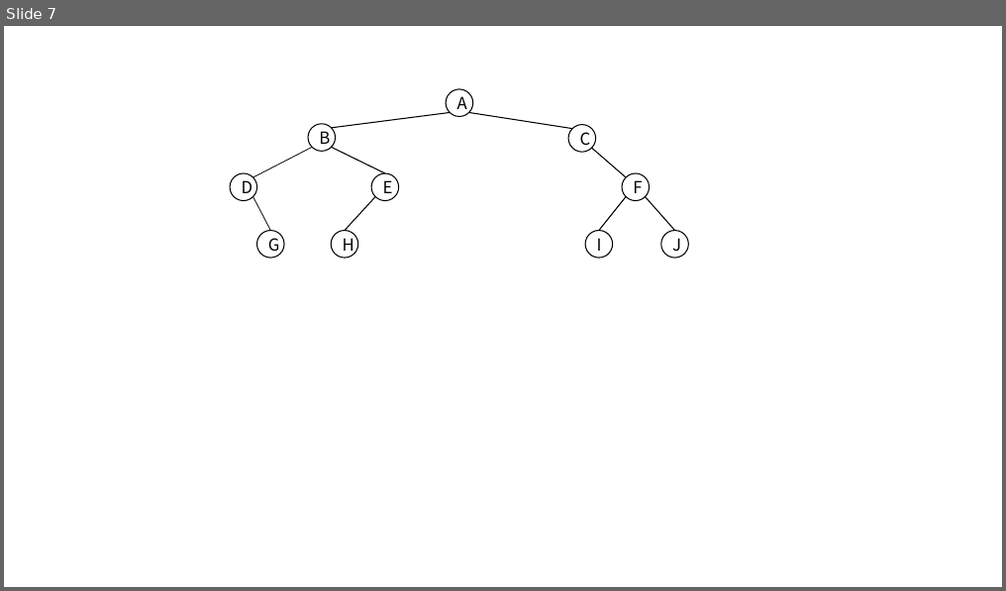
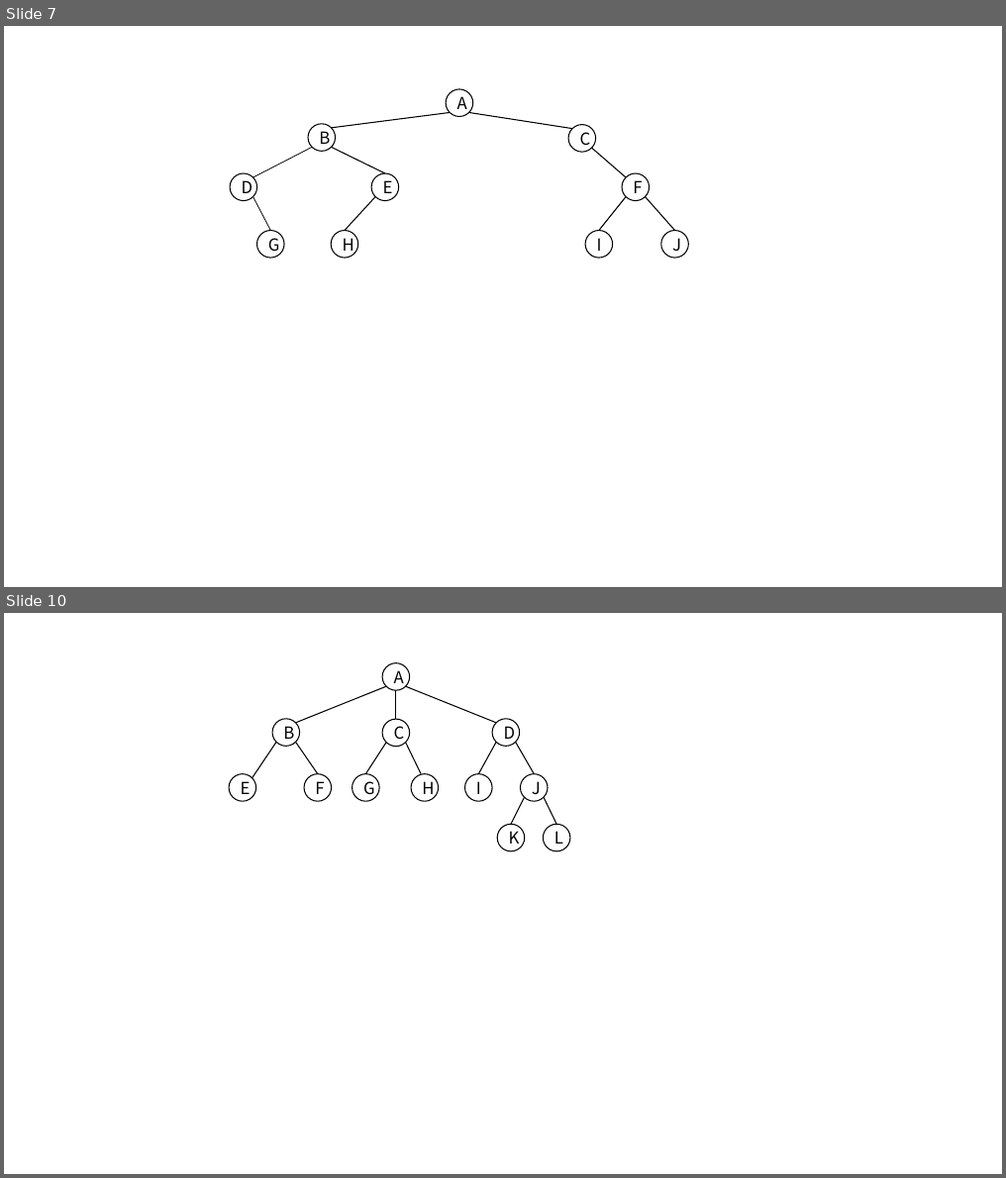
Before and after one commit to CoreLoop163/CoreLoopBooks, a slide deck: data_structure/assets/pics_and_ppts/ch4/画图用.pptx. Shown one above the other, each under a label of ours: slide 7 before the commit, slides 7 and 10 after it; the slides between them are not shown. The pictures are 1006x591 and 1006x1178 pixels, drawn with LibreOffice and Linux fonts; fonts in the diff are those of the drawing. Boxes give left, top, right and bottom in pixels: in the first picture for what was removed or moved away, otherwise in the second. Text is boxed around its words. In the diff, an @@ line names an element or a change of style, - is before the commit and + after.

```diff
--- a/data_structure/assets/pics_and_ppts/ch4/画图用.pptx
+++ b/data_structure/assets/pics_and_ppts/ch4/画图用.pptx
@@ slide 10 added at [4,613,1002,1174], background #FFFFFF @@
@@ ellipse added at [382,663,409,690], fill #FFFFFF, outline #000000 1 pt, 16 pt, text #000000 @@
+A
@@ line added from (386, 686) to (296, 723), #000000 1 pt @@
@@ line added from (396, 690) to (396, 719), #000000 1 pt @@
@@ line added from (406, 686) to (497, 723), #000000 1 pt @@
@@ ellipse added at [272,719,300,746], fill #FFFFFF, outline #000000 1 pt, 16 pt, text #000000 @@
+B
@@ ellipse added at [382,719,409,747], fill #FFFFFF, outline #000000 1 pt, 16 pt, text #000000 @@
+C
@@ ellipse added at [492,719,519,746], fill #FFFFFF, outline #000000 1 pt, 16 pt, text #000000 @@
+D
@@ line added from (276, 742) to (252, 778), #000000 1 pt @@
@@ line added from (296, 742) to (318, 774), #000000 1 pt @@
@@ line added from (386, 743) to (365, 774), #000000 1 pt @@
@@ line added from (406, 743) to (421, 774), #000000 1 pt @@
@@ line added from (497, 742) to (478, 774), #000000 1 pt @@
@@ line added from (515, 742) to (534, 774), #000000 1 pt @@
@@ ellipse added at [229,774,255,801], fill #FFFFFF, outline #000000 1 pt, 16 pt, text #000000 @@
+E
@@ ellipse added at [304,774,331,801], fill #FFFFFF, outline #000000 1 pt, 16 pt, text #000000 @@
+F
@@ ellipse added at [352,774,379,801], fill #FFFFFF, outline #000000 1 pt, 16 pt, text #000000 @@
+G
@@ ellipse added at [411,774,439,801], fill #FFFFFF, outline #000000 1 pt, 16 pt, text #000000 @@
+H
@@ ellipse added at [465,774,492,801], fill #FFFFFF, outline #000000 1 pt, 16 pt, text #000000 @@
+I
@@ ellipse added at [521,774,548,801], fill #FFFFFF, outline #000000 1 pt, 16 pt, text #000000 @@
+J
@@ line added from (525, 797) to (511, 824), #000000 1 pt @@
@@ line added from (544, 797) to (556, 824), #000000 1 pt @@
@@ ellipse added at [497,824,525,851], fill #FFFFFF, outline #000000 1 pt, 16 pt, text #000000 @@
+K
@@ ellipse added at [543,824,570,851], fill #FFFFFF, outline #000000 1 pt, 16 pt, text #000000 @@
+L
```
Also in this commit, not shown: 1 slide changed, 4 other slides added, 3 slides removed, 25 other files.
